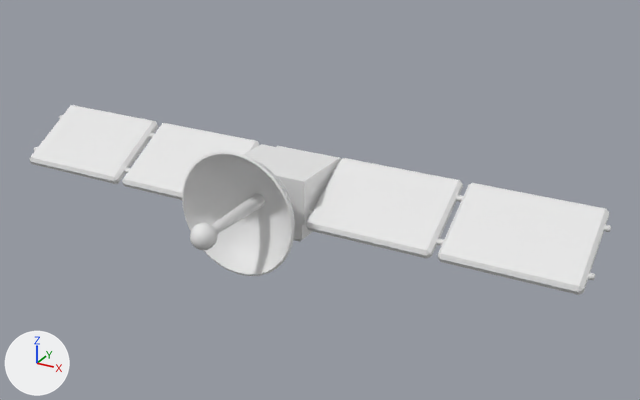
An edit to the FBX model Assets/GameName/Joes Hell/Satellite 1.FBX, drawn before and after from the same camera.
The view is the same before and after, from a 50 mm camera at (4.86, -7.95, 4.12) aimed at (0.58, -0.17, 0.23). Arrows for +X, +Y and +Z are at lower left; the lights stay in place. Where no turn or scale is listed for an object, it has been applied to the vertices.
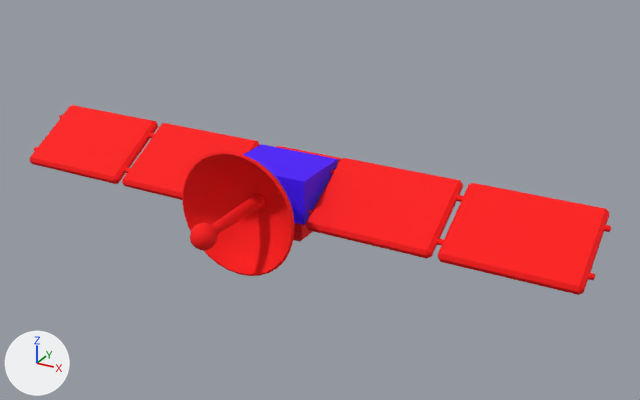
Pixel boxes (x1, y1, x2, y2) of what changed, in the pictures (640 x 400 px):
part 1 of me_mesh, recoloured (white to red): (29, 105, 611, 295) in both
part 2 of me_mesh, recoloured: (243, 144, 338, 226) in both

Edits to the bpy script that builds the scene:
```text
Add mat_material__58:
    mat_material__58 = principled_material('Material #58')
    mat_material__58.base_color = (1.0, 0.0, 0.0)  # red #ff0000
    mat_material__58.roughness = 0.859
Add mat_material__59:
    mat_material__59 = principled_material('Material #59')
    mat_material__59.base_color = (0.0706, 0.0, 1.0)  # purple #4b00ff
    mat_material__59.roughness = 0.859
Change me_mesh:
    where me_mesh.from_pydata(...)  # 847 vertices, 861 faces; spans x -3.58..3.58, y -1.66..0.68, z -0.73..0.68
    used by ob_box003; location = (0.0, 0.0, 0.254)
    me_mesh part 1: 659 of the faces centred in x -3.58..3.58, y -1.65..0.68, z -0.71..0.66 switch from no material to mat_material__58 (red #ff0000)
    me_mesh part 2: 202 of the faces centred in x -0.64..0.64, y -0.83..0.38, z -0.67..0.62 switch from no material to mat_material__59 (purple #4b00ff)
```
